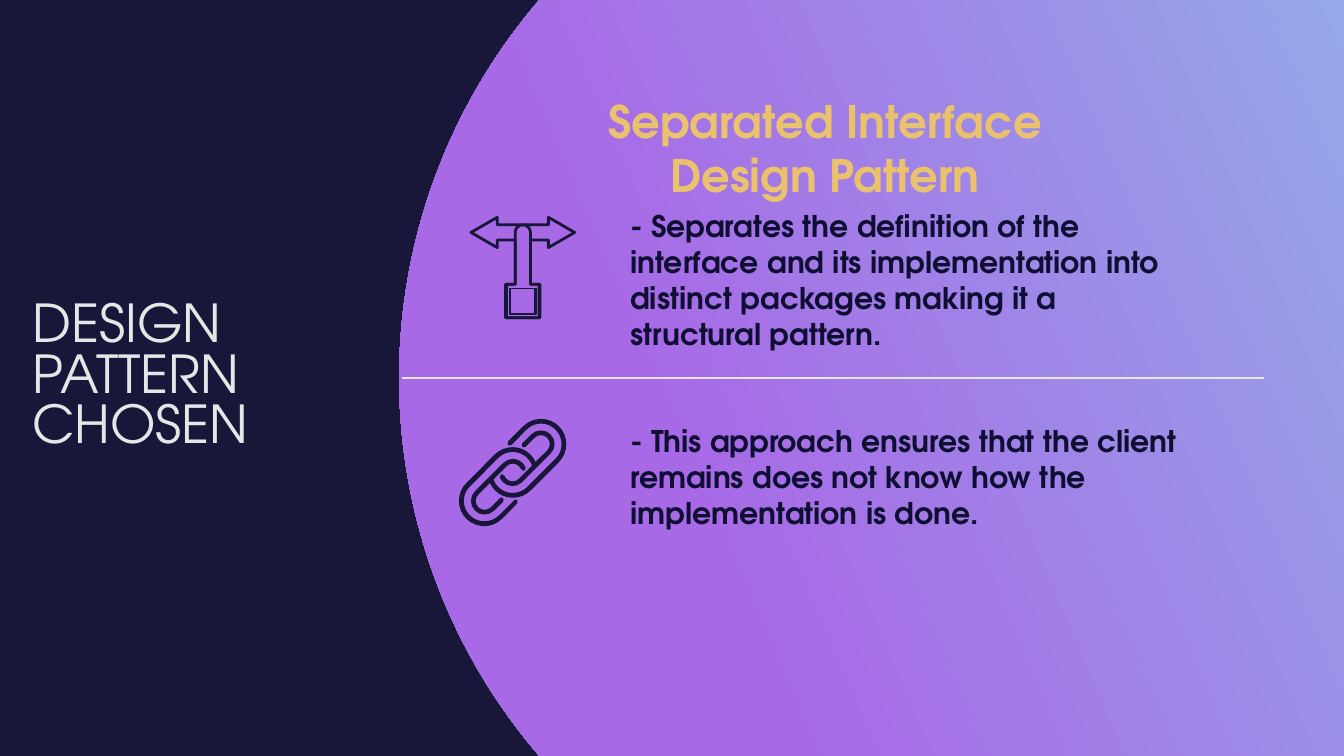
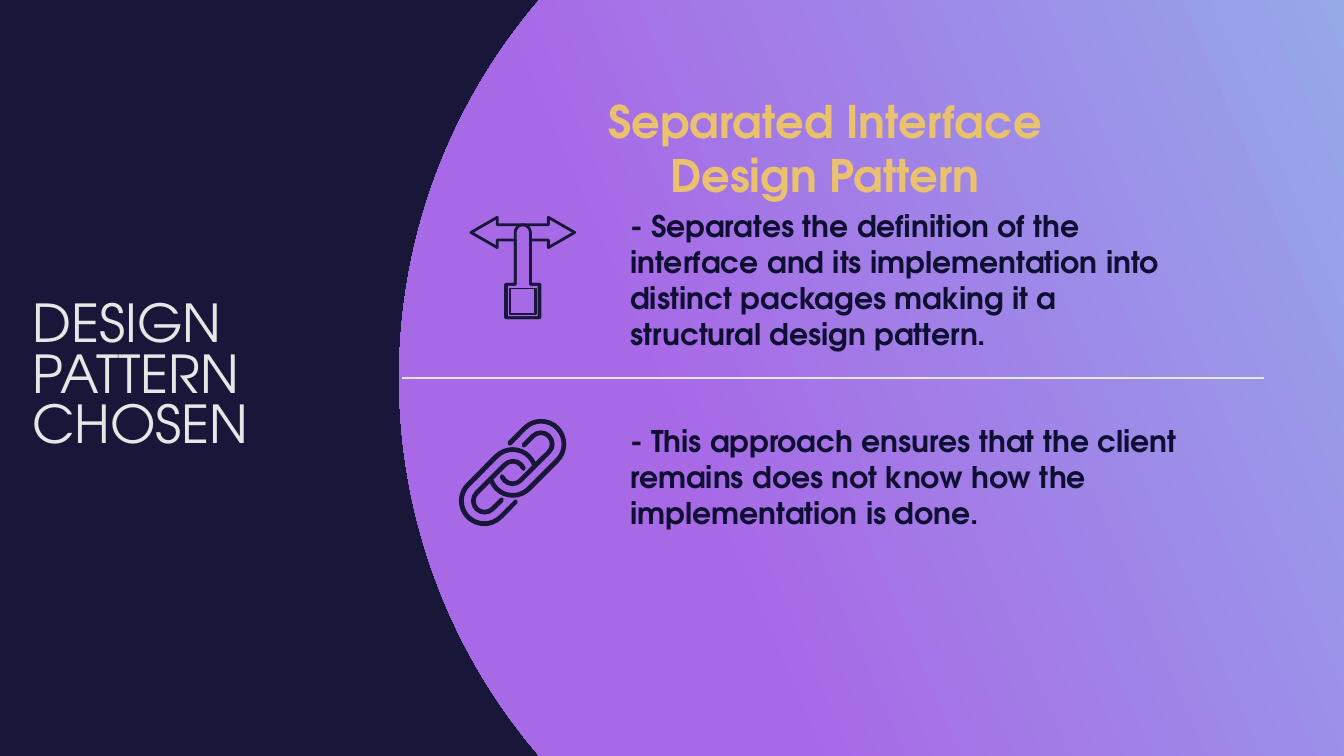
Before and after one commit to JacobKustra/cs-665-assignment-project, a slide deck: slide 4 of Touch Typing Project - CS665.pptx. Drawn at 1344x756 pixels with LibreOffice and Linux fonts; fonts in the diff are those of the drawing; background and template pictures are left out. Boxes give left, top, right and bottom in pixels: in the first picture for what was removed or moved away, otherwise in the second. Text is boxed around its words. In the diff, an @@ line names an element or a change of style, - is before the commit and + after.

Commit message:
Updated pptx

```diff
--- a/Touch Typing Project - CS665.pptx
+++ b/Touch Typing Project - CS665.pptx
@@ text at [630,214,1159,352]: text changed @@
-- Separates the definition of the interface and its implementation into distinct packages making it a structural pattern.
+- Separates the definition of the interface and its implementation into distinct packages making it a structural design pattern.
```
Also in this commit, not shown: 4 other slides changed, 1 other file.
